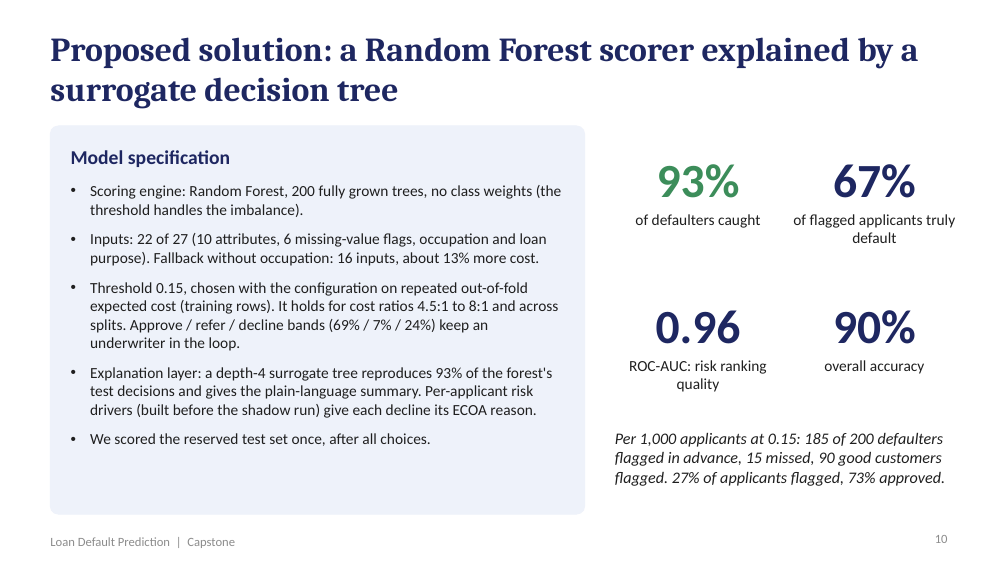
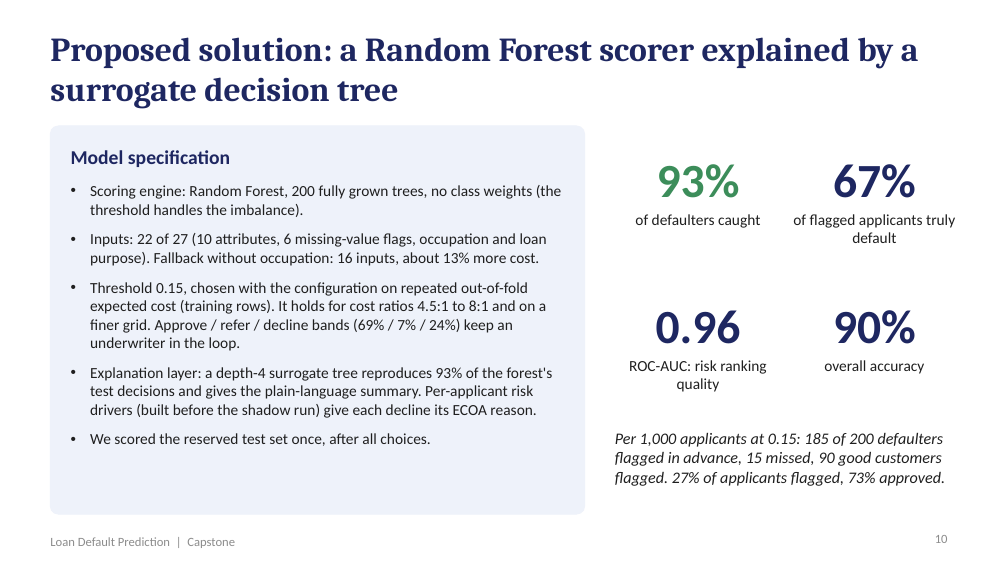
Before and after one commit to shubham1891/Personal-code, a slide deck: slide 10 of presentation/Loan_Default_Prediction_Presentation.pptx. Drawn at 1008x567 pixels with LibreOffice and Linux fonts; fonts in the diff are those of the drawing. Boxes give left, top, right and bottom in pixels: in the first picture for what was removed or moved away, otherwise in the second. Text is boxed around its words. In the diff, an @@ line names an element or a change of style, - is before the commit and + after.

```diff
--- a/presentation/Loan_Default_Prediction_Presentation.pptx
+++ b/presentation/Loan_Default_Prediction_Presentation.pptx
@@ text at <box>90,282,546,351</box>: text changed @@
-• Threshold 0.15, chosen with the configuration on repeated out-of-fold expected cost (training rows). It holds for cost ratios 4.5:1 to 8:1 and across splits. Approve / refer / decline bands (69% / 7% / 24%) keep an underwriter in the loop.
+• Threshold 0.15, chosen with the configuration on repeated out-of-fold expected cost (training rows). It holds for cost ratios 4.5:1 to 8:1 and on a finer grid. Approve / refer / decline bands (69% / 7% / 24%) keep an underwriter in the loop.
```
Also in this commit, not shown: 2 other slides changed, 14 other files.
